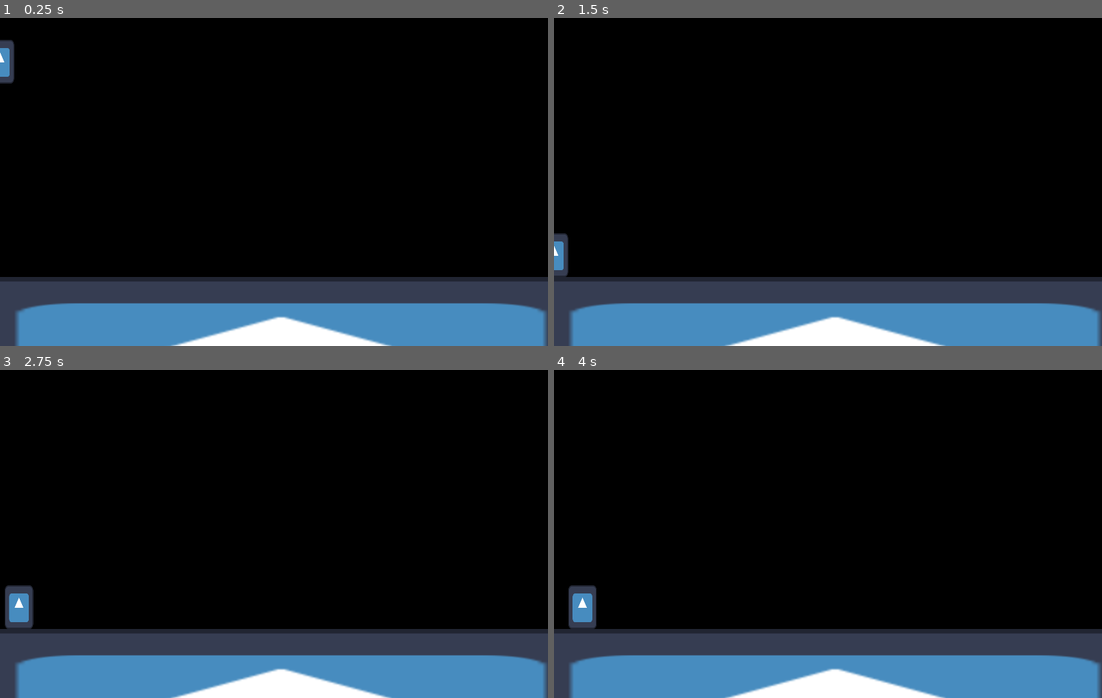
Above: before the commit, frames 1-4 (two rows, left to right).
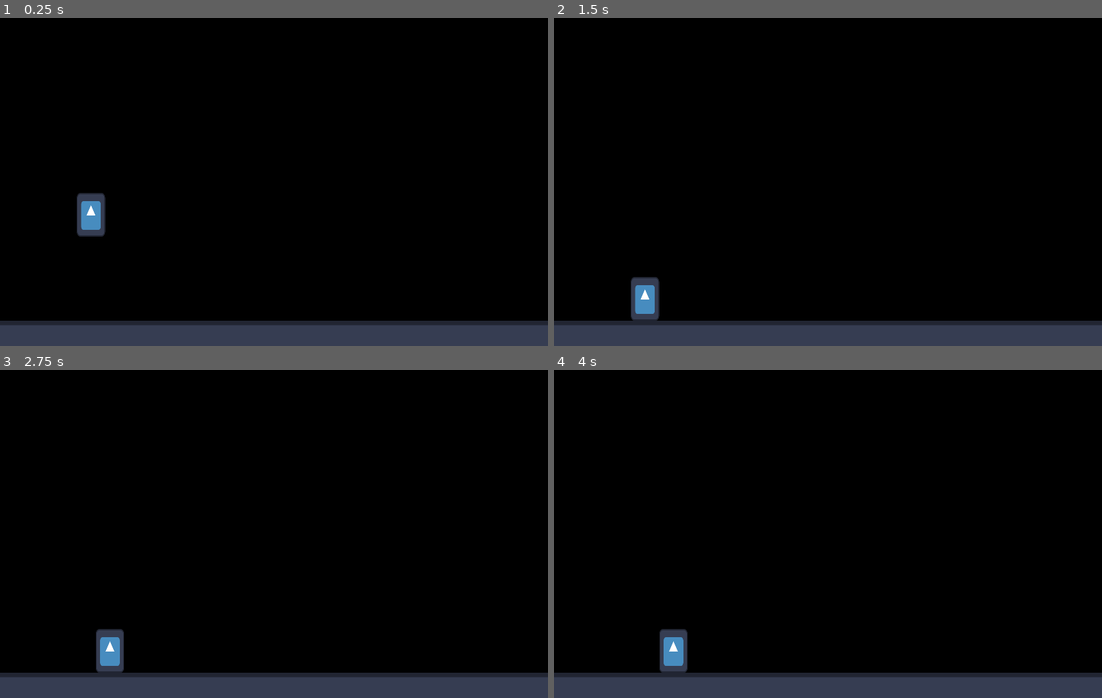
Above: after the commit, the same moments.

Repository: GerrZa/project_actionjump
Game: Godot game, scene res://ptt/ptt_sg.tscn
The game is run twice, just before and just after one commit, with the same random seed, the same clock (stepped at 60 frames per second) and the same inputs. The engine's default icon, where the game draws it, is replaced by a stand-in: a white triangle on a blue panel in a dark square.
Inputs:
- Up to frame 1 (0.25 s): no input
- Up to frame 2 (1.5 s): tap D (pr) at 0.6 s; tap Enter at 1.25 s; tap A (pl) at 1.35 s
- Up to frame 3 (2.75 s): tap D (pr) at 1.55, 2.1 s; tap Space at 2 s
- Up to frame 4 (4 s): tap Enter at 2.75 s; tap D (pr) at 2.85, 3.8 s; tap Space at 3.5 s; tap A (pl) at 3.6 s

The runs differ from the first frame. In frame 1, 22% of the frame differs, in the area x 0-100%, y 6-100%; in frame 2, 21%; in frame 3, 21%; in frame 4, 21%.

Commit message:
re design game

Diff:
--- a/project.godot
+++ b/project.godot
@@ -10,7 +10,7 @@
 
 [application]
 
-config/name="Project Combo"
+config/name="Project Jump"
 run/main_scene="res://ptt/ptt_sg.tscn"
 config/features=PackedStringArray("4.2", "Forward Plus")
 config/icon="res://icon.svg"
--- a/ptt/com_han.gd
+++ /dev/null
@@ -1,10 +0,0 @@
-extends Node
-
-
-var com_set = [
-	[C,C],
-]
-
-var curr_com = []
-
-enum  {R,L,J,C,A1,A2}
--- a/ptt/player.tscn
+++ b/ptt/player.tscn
@@ -1,10 +1,9 @@
-[gd_scene load_steps=8 format=3 uid="uid://bu3wj2egls2kt"]
+[gd_scene load_steps=7 format=3 uid="uid://bu3wj2egls2kt"]
 
 [ext_resource type="Script" path="res://ptt/player_ptt.gd" id="1_s8v8x"]
 [ext_resource type="Script" path="res://ptt/fsm.gd" id="2_2osc3"]
 [ext_resource type="Script" path="res://ptt/idle.gd" id="3_crfpc"]
 [ext_resource type="Script" path="res://ptt/run.gd" id="4_737my"]
-[ext_resource type="Script" path="res://ptt/com_han.gd" id="5_vfbs2"]
 [ext_resource type="Texture2D" uid="uid://csk1dicruhia6" path="res://icon.svg" id="6_fkfea"]
 
 [sub_resource type="RectangleShape2D" id="RectangleShape2D_sdlw7"]
@@ -27,9 +26,6 @@
 [node name="CollisionShape2D" type="CollisionShape2D" parent="."]
 shape = SubResource("RectangleShape2D_sdlw7")
 
-[node name="com_han" type="Node" parent="."]
-script = ExtResource("5_vfbs2")
-
 [node name="Sprite2D" type="Sprite2D" parent="."]
 scale = Vector2(0.203125, 0.3125)
 texture = ExtResource("6_fkfea")
--- a/ptt/ptt_sg.tscn
+++ b/ptt/ptt_sg.tscn
@@ -9,15 +9,16 @@
 [node name="ptt_sg" type="Node2D"]
 
 [node name="player" parent="." instance=ExtResource("1_dl08r")]
+position = Vector2(83, 140)
 
 [node name="StaticBody2D" type="StaticBody2D" parent="."]
-position = Vector2(256, 276)
+position = Vector2(258, 316)
 metadata/_edit_group_ = true
 
 [node name="CollisionShape2D" type="CollisionShape2D" parent="StaticBody2D"]
 shape = SubResource("RectangleShape2D_v2uh8")
 
-[node name="Icon" type="Sprite2D" parent="."]
-position = Vector2(256.5, 301)
+[node name="Icon" type="Sprite2D" parent="StaticBody2D"]
+position = Vector2(0.5, 25)
 scale = Vector2(5.47656, 1)
 texture = ExtResource("2_lg8lt")
